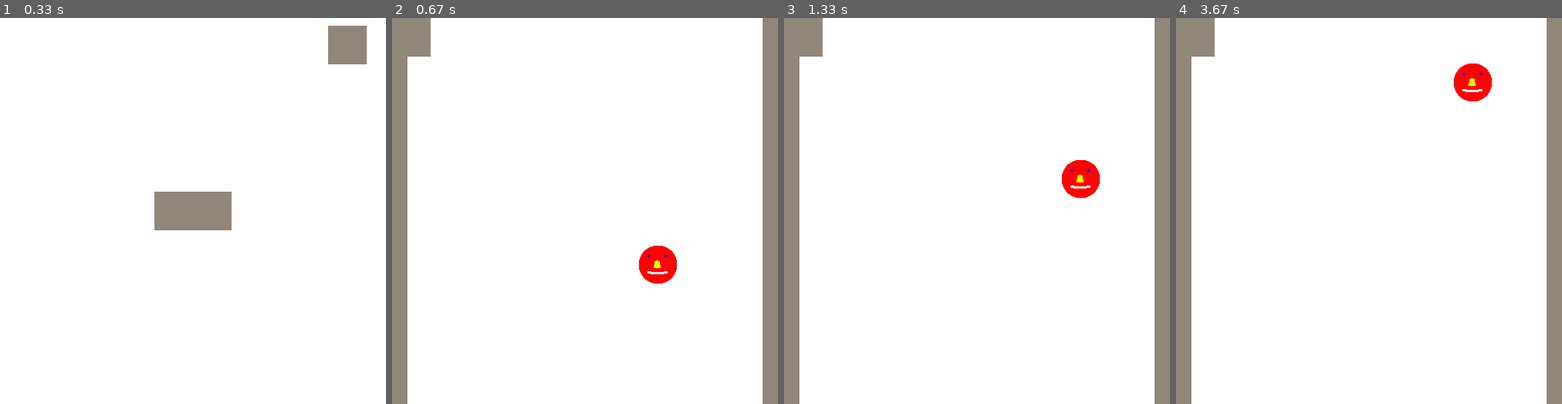
Above: before the commit, frames 1-4 (left to right).
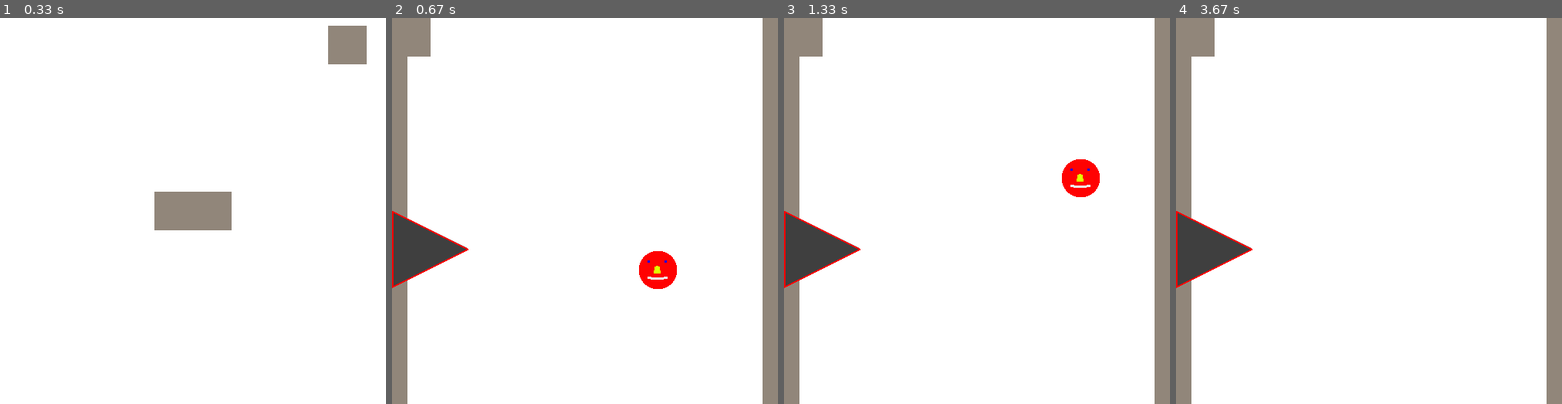
Above: after the commit, the same moments.

Repository: Wissi00/Projet-CMI
Game: pygame game, started from Main.py
Same seed, same stepped clock (60 frames per second), same inputs: the game is played once before the commit and once after it.
Inputs (mouse positions are in pixels of both pictures, inside the frame that each line leads up to):
- Up to frame 1 (0.33 s): no input
- Up to frame 2 (0.67 s): click (585, 211) at 0.38 s
- Up to frame 3 (1.33 s): tap Space at 0.67, 1.07 s
- Up to frame 4 (3.67 s): tap Space at 1.37, 1.57, 1.9, 2.2, 2.4, 2.7 s

Frame 1 is identical in both runs. In frame 2, 2.4% of the frame differs, in the area x 0-74%, y 50-71%; in frame 3, 2.1%; in frame 4, 2.8%, in the area x 0-82%, y 11-70%.

Commit message:
Ajout d'un pique

Diff:
--- /dev/null
+++ b/Functions.py
@@ -0,0 +1,11 @@
+def w1(A,B,C,P):
+    return (A[0]*(C[1]-A[1])+(P[1]-A[1])*(C[0]-A[0])-P[0]*(C[1]-A[1]))/((B[1]-A[1])*(C[0]-A[0])-(B[0]-A[0])*(C[1]-A[1]))
+
+def w2(A,B,C,P):
+    if C[1]-A[1]==0:
+        return (P[1]-A[1]-w1(A,B,C,P)*(B[1]-A[1]))
+    else:
+        return (P[1]-A[1]-w1(A,B,C,P)*(B[1]-A[1]))/(C[1]-A[1])
+
+def inTriangle(A,B,C,P):
+    return (w1(A,B,C,P)>=0 and w2(A,B,C,P)>=0 and w1(A,B,C,P)+w2(A,B,C,P)<=1)
--- a/Game.py
+++ b/Game.py
@@ -2,6 +2,7 @@
 from Variables import *
 from classes import *
 from Lost import *
+from Functions import *
 
 
 MenuButton=Button(0,0,placeHolder,50,50)
@@ -10,22 +11,33 @@
     mur1=mur(placeHolder,0,20)
     mur2=mur(placeHolder,480,20)
     Player1=oiseau(oiseauImg,250,250,mur1,mur2)
+    piques=[]
+    pique1=spike(piqueImg,0,250,98,98)
+    piques.append(pique1)
     from Menu import menu
+    #Game Loop ------------------------------------------------------------
     while True:
         for event in pygame.event.get():
             if event.type == pygame.QUIT:
                 pygame.quit()
                 sys.exit()
-            if event.type == pygame.KEYDOWN:
-                if event.key == pygame.K_d:
+        isJumping = pygame.key.get_pressed()[pygame.K_SPACE]
+        Player1.mouvY(isJumping)
+        Player1.rectpoints=[Player1.rect.topleft,Player1.rect.topright,Player1.rect.bottomleft,Player1.rect.bottomright,Player1.rect.center,Player1.rect.midtop,Player1.rect.midbottom,Player1.rect.midleft,Player1.rect.midright]
+        for pique in piques:
+            for point in Player1.rectpoints:
+                if inTriangle(pique.A,pique.B,pique.C, point)==True:
+                    print("in triangle")
                     MenuLost()
+        print(Player1.rectpoints[0])
+        #Display ------------------------------------------------------------
         screen.fill((255,255,255))
         mur1.draw()
         mur2.draw()
         Player1.mouvX()
         Player1.draw()
-        isJumping = pygame.key.get_pressed()[pygame.K_SPACE]
-        Player1.mouvY(isJumping)
+
+        pique1.draw()
         if Player1.y>500:
             MenuLost()
         if MenuButton.drawClick():
--- a/Variables.py
+++ b/Variables.py
@@ -3,7 +3,9 @@
 
 screen = pygame.display.set_mode((500, 500))
 placeHolder=pygame.image.load("sprites/placeHolder.png")
+piqueImg=pygame.image.load("sprites/pique.png")
 StartButton=Button(200,225,placeHolder,100,50)
 ExitButton=Button (425,10,placeHolder,50,50)
 oiseauImg=pygame.image.load("sprites/oiseau.png")
 clock=pygame.time.Clock()
+rect = screen.get_rect()
--- a/classes.py
+++ b/classes.py
@@ -47,6 +47,7 @@
 
     def draw(self):
         screen.blit(self.sprite,(self.x,self.y))
+      #  pygame.draw.rect(screen, (255, 0, 0), self.rect, 2)
 
     def mouvY(self, jump):
         if jump == False:
@@ -54,3 +55,26 @@
         else:
             self.vitesseVerticale= -7
         self.y += self.vitesseVerticale
+        self.rect.y=self.y
+        self.rect.x=self.x
+
+class spike():
+    def __init__(self, imagepique, x, y, h, w):
+        self.sprite = imagepique
+        self.rect=self.sprite.get_rect()
+        self.x = x
+        self.rect.x=self.x
+        self.y = y
+        self.rect.y=self.y
+        self.h = h
+        self.w = w
+        self.A=(self.x, self.y)
+        self.B=(self.x+self.w,self.y+(self.h)/2)
+        self.C=(self.x, self.y+self.h)
+        self.vertices = [self.A, self.B, self.C]
+
+
+
+    def draw(self):
+        screen.blit(self.sprite,(self.x,self.y))
+        pygame.draw.polygon(screen, (255, 0, 0), self.vertices, 2)
Binary file added: sprites/pique.png
Not shown, changed: .DS_Store
Not shown, added: gimp/pique.xcf
